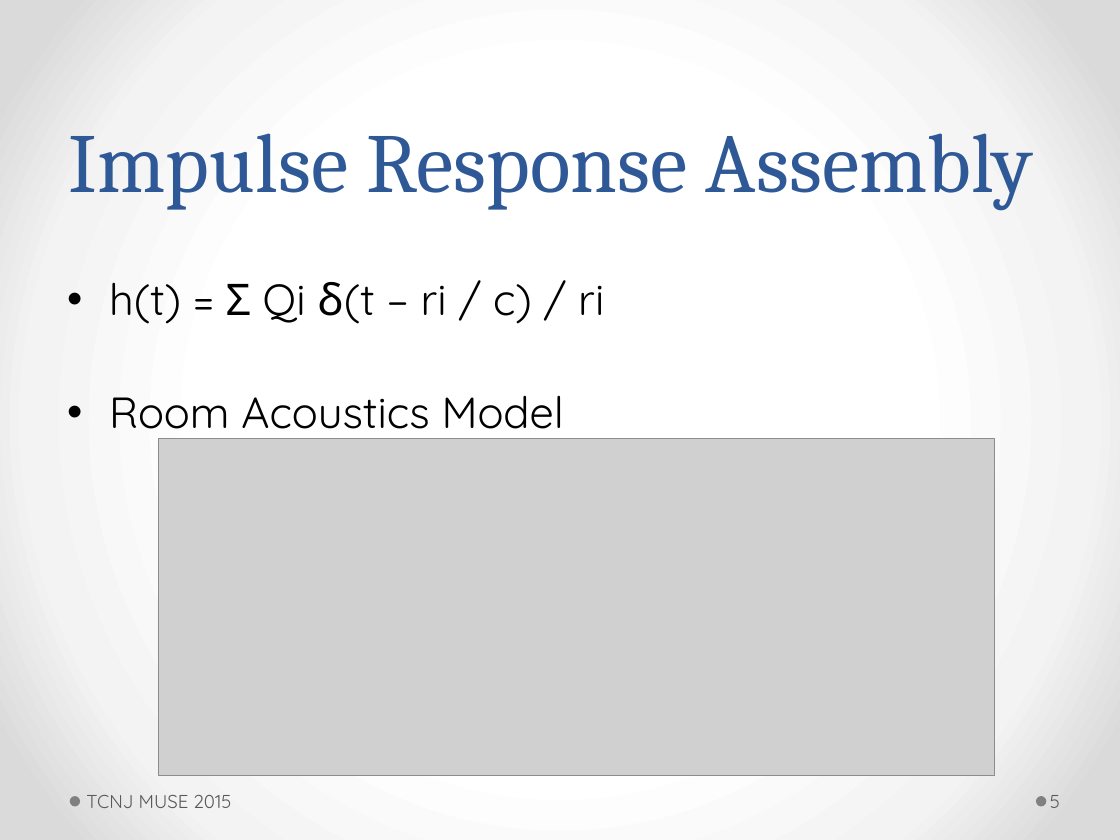
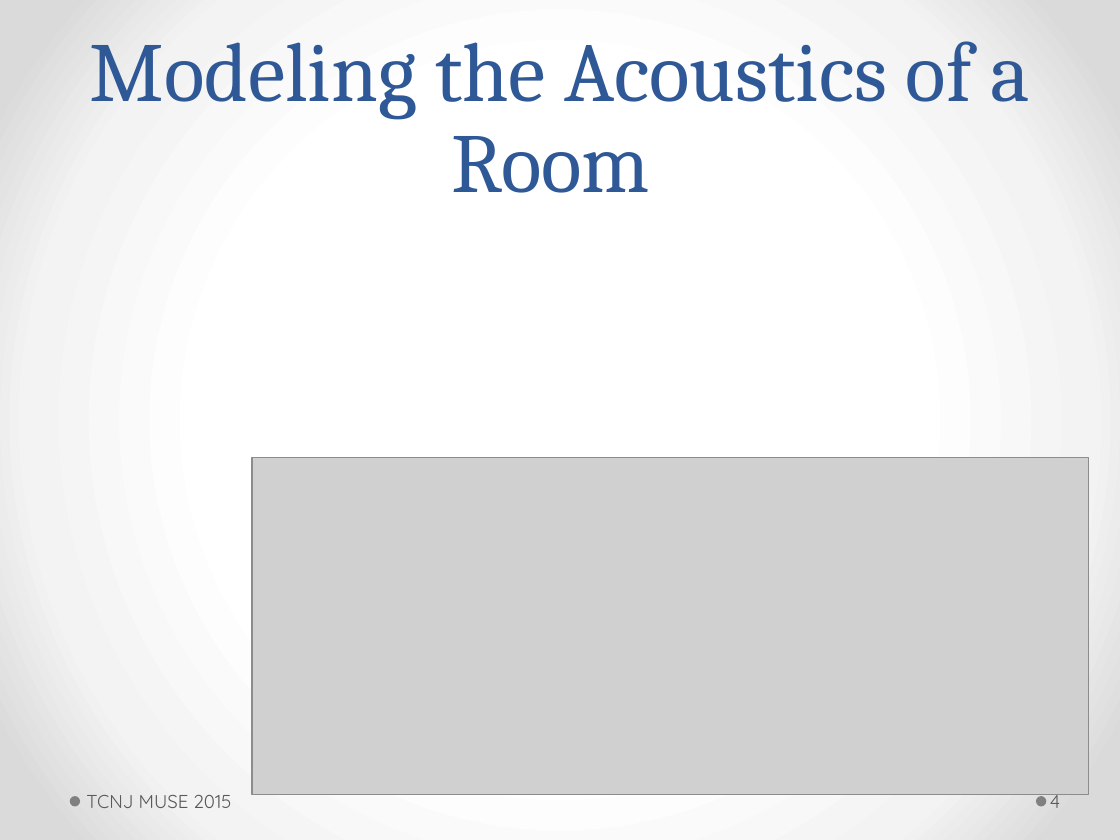
Before and after one commit to ActiveNoiseCancellationResearch/MUSE-Research, a slide deck: slide 4 of proj_anc/doc/jswift/7_23_2015_powerpoint.pptm (slide 5 before the commit). Drawn at 1120x840 pixels with LibreOffice and Linux fonts; fonts in the diff are those of the drawing; grey boxes stand for pictures. Boxes give left, top, right and bottom in pixels: in the first picture for what was removed or moved away, otherwise in the second. Text is boxed around its words. In the diff, an @@ line names an element or a change of style, - is before the commit and + after.

Commit message:
powerpoint update

```diff
--- a/proj_anc/doc/jswift/7_23_2015_powerpoint.pptm
+++ b/proj_anc/doc/jswift/7_23_2015_powerpoint.pptm
@@ title at <box>90,41,1030,193</box>: text changed @@
-Impulse Response Assembly
+Modeling the Acoustics of a Room
@@ text removed at <box>109,282,604,440</box> @@
-• h(t) = Σ Qi δ(t – ri / c) / ri
-• Room Acoustics Model
@@ picture: place and size @@
-picture at <box>159,439,996,776</box>
+picture at <box>252,457,1089,794</box>
@@ page number at <box>1050,794,1060,808</box>: text changed @@
-5
+4
```
Also in this commit, not shown: 6 other slides changed, 1 slide added, 1 slide removed.
